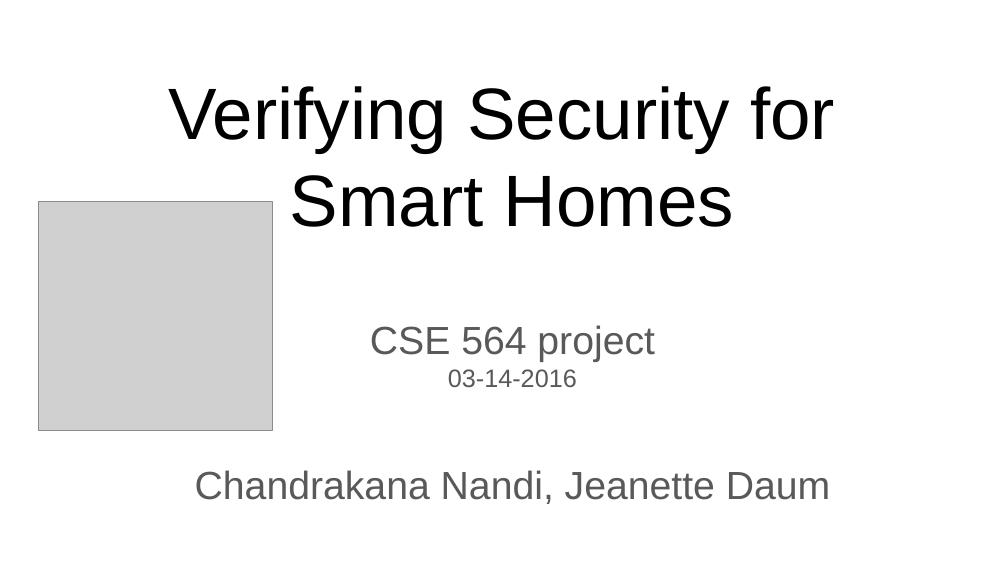
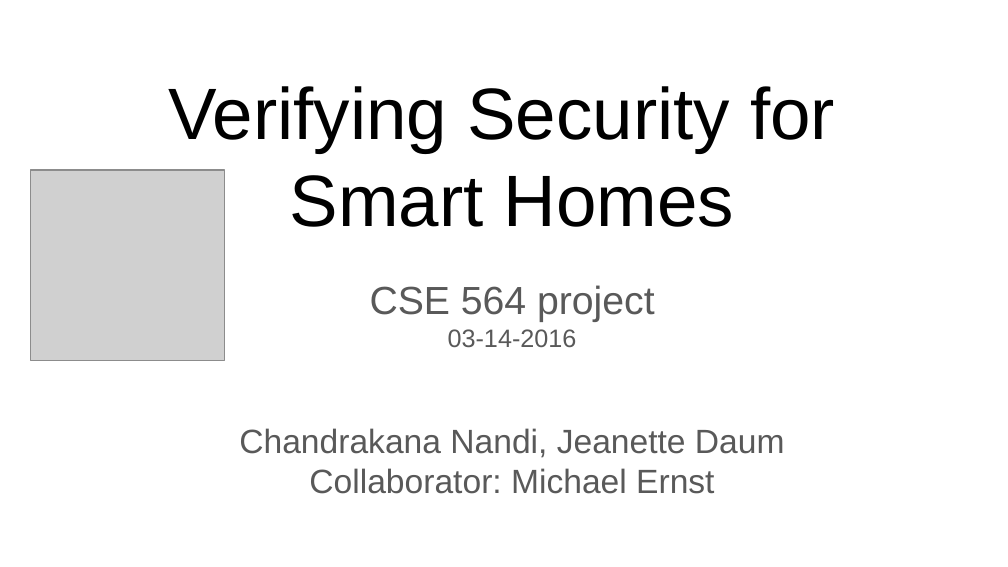
Before and after one commit to chandrakananandi/CSE564Project, a slide deck: slide 1 of presentation/CSE564 presentation.pptx. Drawn at 1008x567 pixels with LibreOffice and Linux fonts; fonts in the diff are those of the drawing; grey boxes stand for pictures. Boxes give left, top, right and bottom in pixels: in the first picture for what was removed or moved away, otherwise in the second. Text is boxed around its words. In the diff, an @@ line names an element or a change of style, - is before the commit and + after.

```diff
--- a/presentation/CSE564 presentation.pptx
+++ b/presentation/CSE564 presentation.pptx
@@ picture: place and size @@
-picture at (39, 201, 273, 430)
+picture at (31, 170, 225, 361)
@@ subtitle "CSE 564 project": place and size @@
-subtitle "CSE 564 project" at (195, 325, 830, 504)
+subtitle "CSE 564 project" at (239, 285, 785, 494)
@@ subtitle at (239, 428, 785, 458): size 28 to 24 pt in "Chandrakana Nandi, Jeanette Daum" @@
@@ subtitle at (309, 468, 714, 494): paragraph added @@
+Collaborator: Michael Ernst
```
Also in this commit, not shown: 2 other slides changed, 1 other file.
